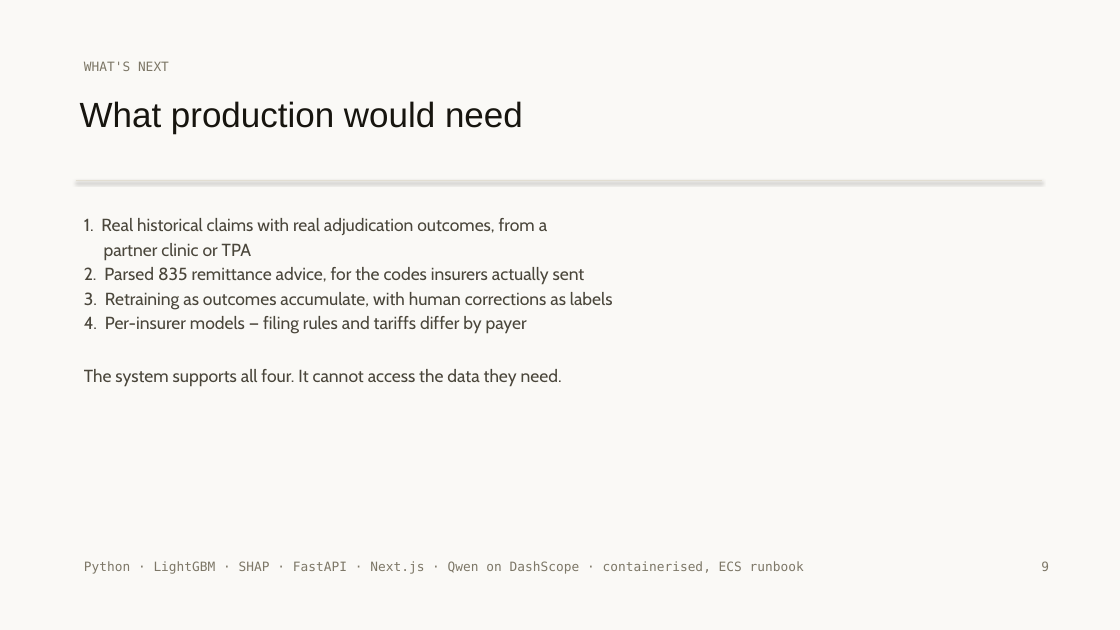
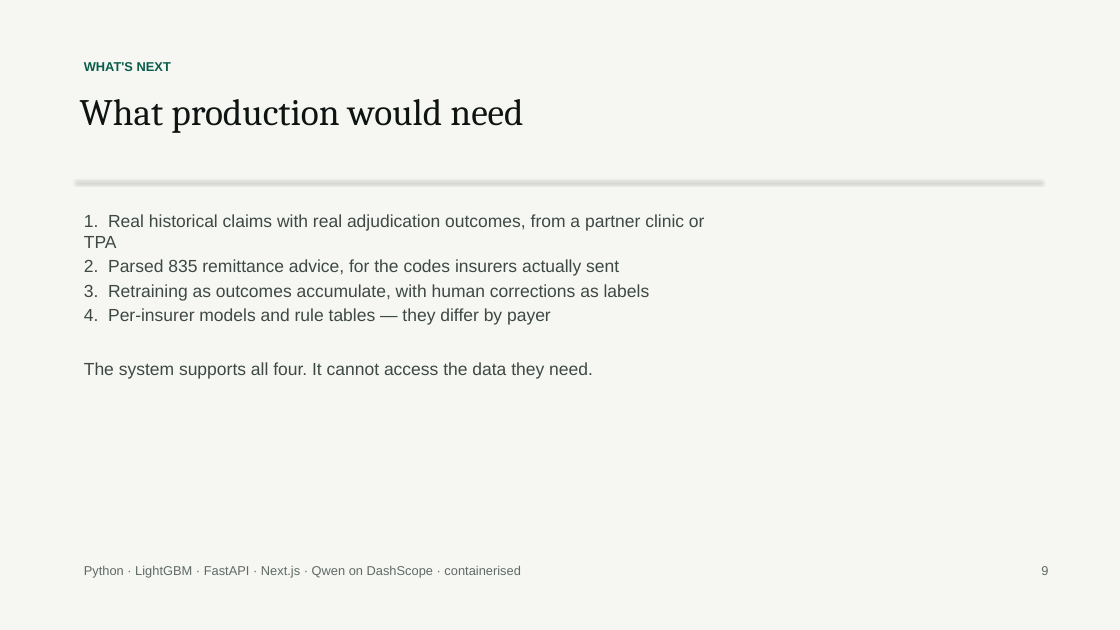
Before and after one commit to mirza-ahsan/tasdeeq-e-bima, a slide deck: slide 9 of docs/deck.pptx. Drawn at 1120x630 pixels with LibreOffice and Linux fonts; fonts in the diff are those of the drawing. Boxes give left, top, right and bottom in pixels: in the first picture for what was removed or moved away, otherwise in the second. Text is boxed around its words. In the diff, an @@ line names an element or a change of style, - is before the commit and + after.

Commit message:
docs: rebuild the deck from live metadata with product screenshots

```diff
--- a/docs/deck.pptx
+++ b/docs/deck.pptx
@@ background #FAF9F6 to #F6F6F3 @@
@@ text "WHAT'S NEXT" at <box>84,62,171,71</box>: font DejaVu Sans Mono to Arial, text colour #7D7767 to #0B5D4B, bold on @@
@@ text "What production would need" at <box>80,99,523,133</box>: size 30 to 32 pt, font Arial to Cambria, text colour #17150F to #0E1412 @@
@@ text at <box>84,214,705,248</box>: text changed; font Cabin to Arial; text colour #4A463B to #3E4945 @@
-1. Real historical claims with real adjudication outcomes, from a
-partner clinic or TPA
+1. Real historical claims with real adjudication outcomes, from a partner clinic or TPA
@@ text at <box>84,259,650,379</box>: font Cabin to Arial, text colour #4A463B to #3E4945 in "2. Parsed 835 remittance advice, for the ...", "3. Retraining as outcomes accumulate, with human ...", "The system supports all four. It cannot ..." @@
@@ text at <box>84,308,551,325</box>: text changed; font Cabin to Arial; text colour #4A463B to #3E4945 @@
-4. Per-insurer models — filing rules and tariffs differ by payer
+4. Per-insurer models and rule tables — they differ by payer
@@ text at <box>84,565,520,578</box>: text changed; font DejaVu Sans Mono to Arial; text colour #7D7767 to #5F6A66 @@
-Python · LightGBM · SHAP · FastAPI · Next.js · Qwen on DashScope · containerised, ECS runbook
+Python · LightGBM · FastAPI · Next.js · Qwen on DashScope · containerised
@@ text "9" at <box>1041,566,1048,575</box>: font DejaVu Sans Mono to Arial, text colour #7D7767 to #5F6A66 @@
```
Also in this commit, not shown: 3 other slides changed, 5 slides added, 5 slides removed, 2 other files.
